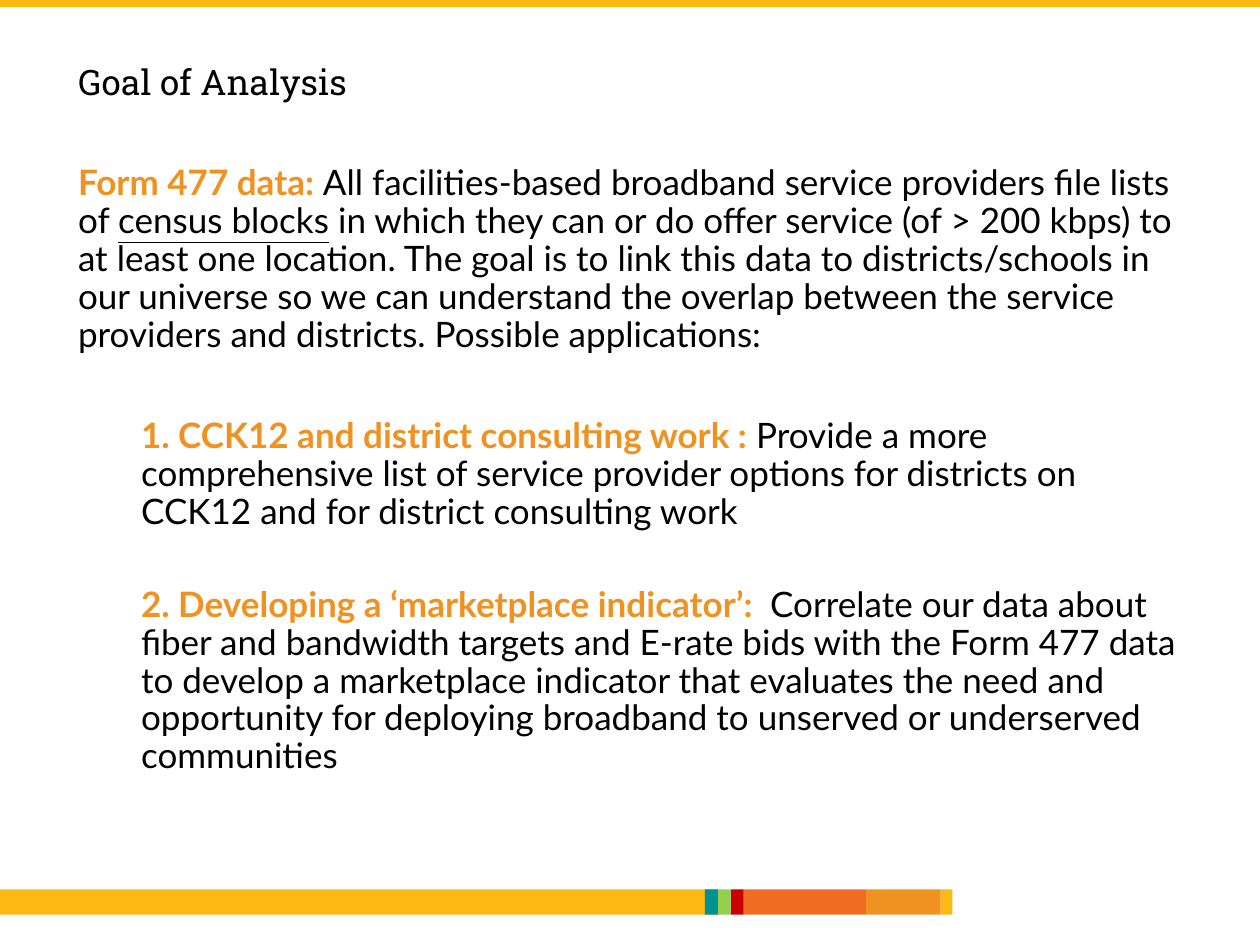
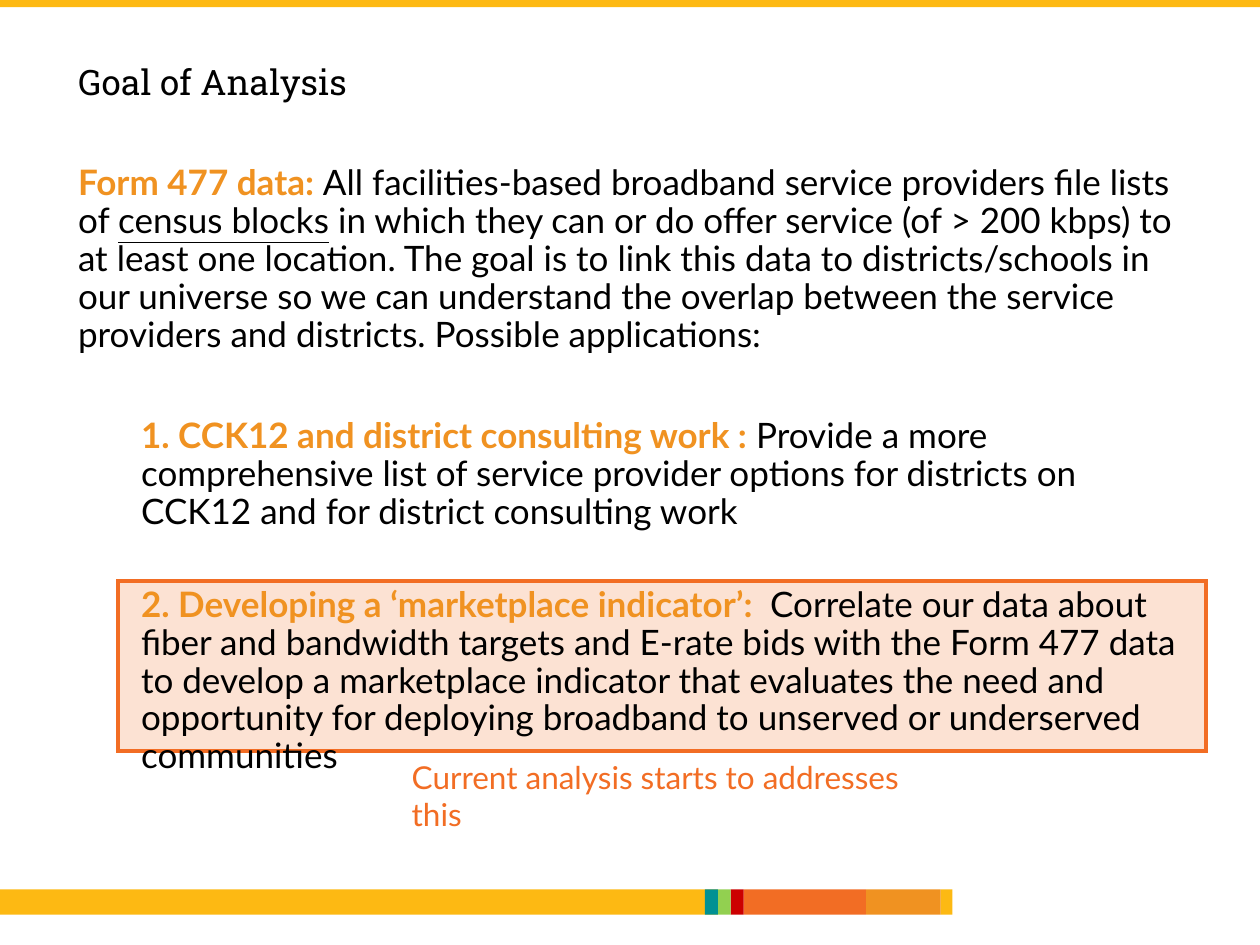
Before and after one commit to mtejas88/esh, a slide deck: slide 2 of Projects/Form_477_Analysis/Final/Form 477 Analysis.pptx. Drawn at 1260x945 pixels with LibreOffice and Linux fonts; fonts in the diff are those of the drawing; background and template pictures are left out. Boxes give left, top, right and bottom in pixels: in the first picture for what was removed or moved away, otherwise in the second. Text is boxed around its words. In the diff, an @@ line names an element or a change of style, - is before the commit and + after.

```diff
--- a/Projects/Form_477_Analysis/Final/Form 477 Analysis.pptx
+++ b/Projects/Form_477_Analysis/Final/Form 477 Analysis.pptx
@@ rectangle added at [117, 581, 1206, 751], fill #FCE2D3, outline #F26D24 2.25 pt @@
@@ text added at [412, 765, 899, 827], 18 pt, text #F26D24 @@
+Current analysis starts to addresses this
```
Also in this commit, not shown: 2 other slides changed, 1 slide removed, 2 other files.
